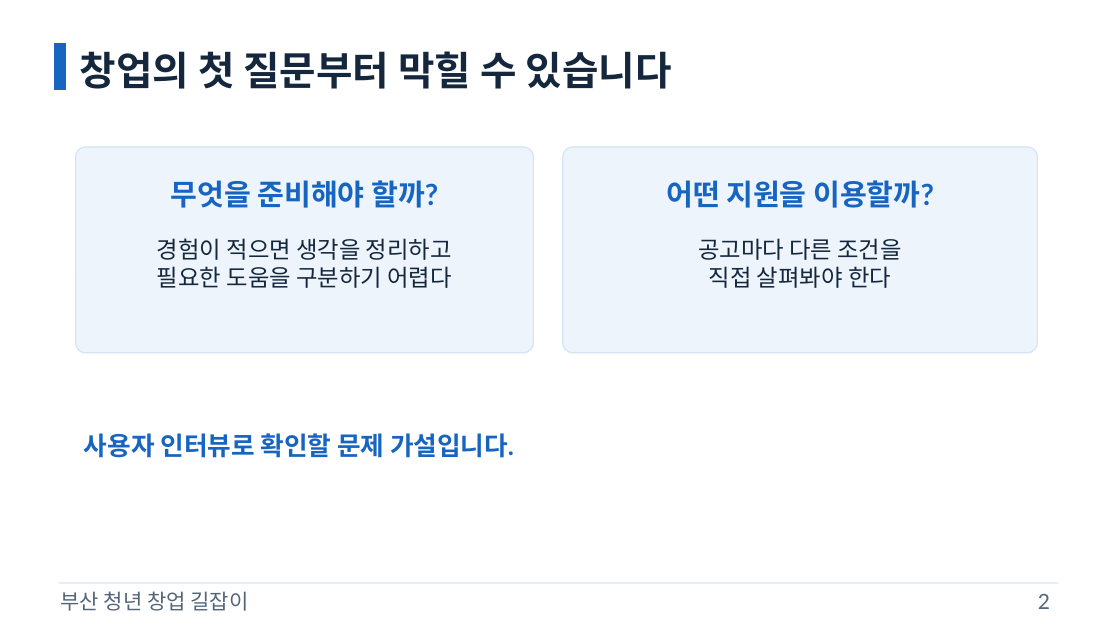
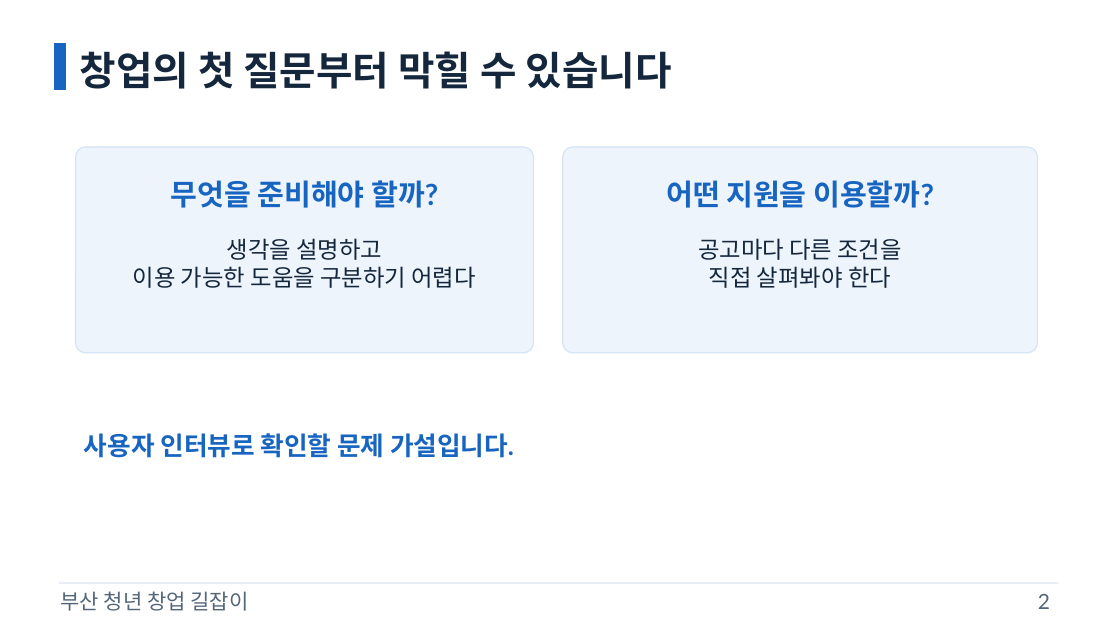
Before and after one commit to samsepi0l-1337/hackaton, a slide deck: slide 2 of docs/presentation/gil-pitch.pptx. Drawn at 1120x630 pixels with LibreOffice and Linux fonts; fonts in the diff are those of the drawing. Boxes give left, top, right and bottom in pixels: in the first picture for what was removed or moved away, otherwise in the second. Text is boxed around its words. In the diff, an @@ line names an element or a change of style, - is before the commit and + after.

```diff
--- a/docs/presentation/gil-pitch.pptx
+++ b/docs/presentation/gil-pitch.pptx
@@ text at [133, 238, 476, 288]: text changed @@
-경험이 적으면 생각을 정리하고
-필요한 도움을 구분하기 어렵다
+생각을 설명하고
+이용 가능한 도움을 구분하기 어렵다
```
Also in this commit, not shown: 3 other slides changed, 4 other files.
